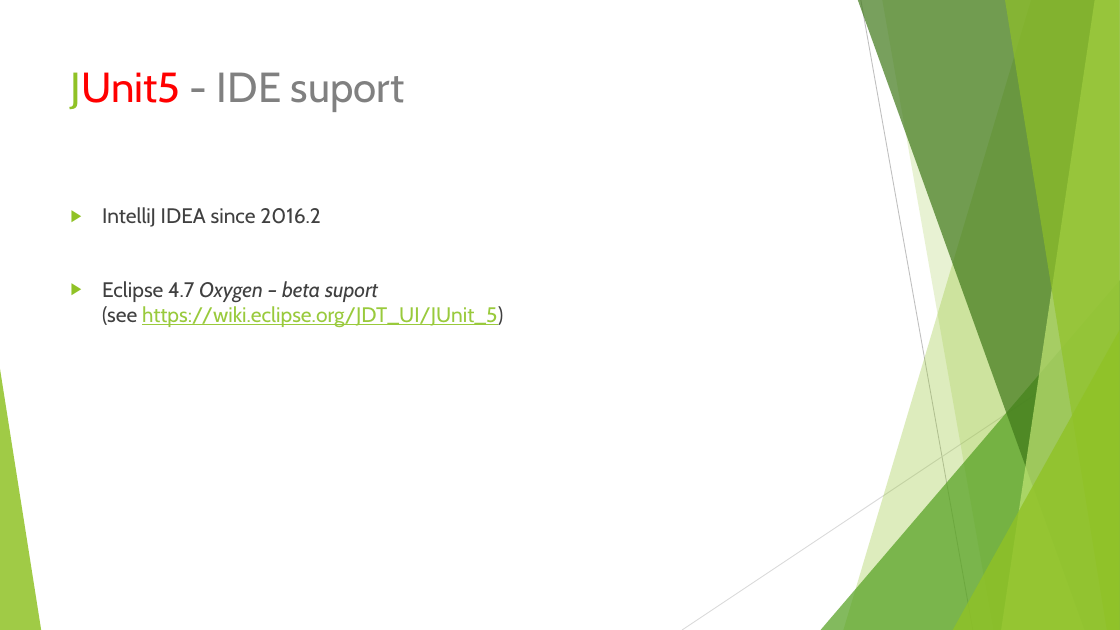
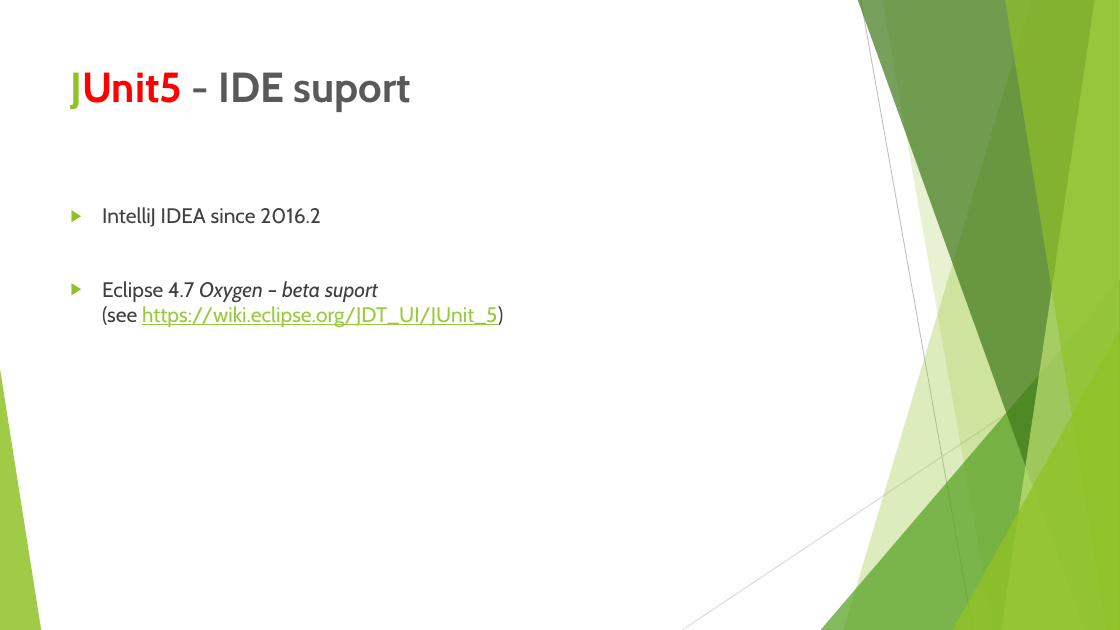
Before and after one commit to baryr/junit-samples, a slide deck: slide 18 of junit-features.pptx. Drawn at 1120x630 pixels with LibreOffice and Linux fonts; fonts in the diff are those of the drawing. Boxes give left, top, right and bottom in pixels: in the first picture for what was removed or moved away, otherwise in the second. Text is boxed around its words. In the diff, an @@ line names an element or a change of style, - is before the commit and + after.

```diff
--- a/junit-features.pptx
+++ b/junit-features.pptx
@@ title "JUnit5 - IDE suport" at [71,72,411,112]: text colour #808080 to #595959 in "- IDE suport"; bold on @@
```
Also in this commit, not shown: 15 other slides changed.
